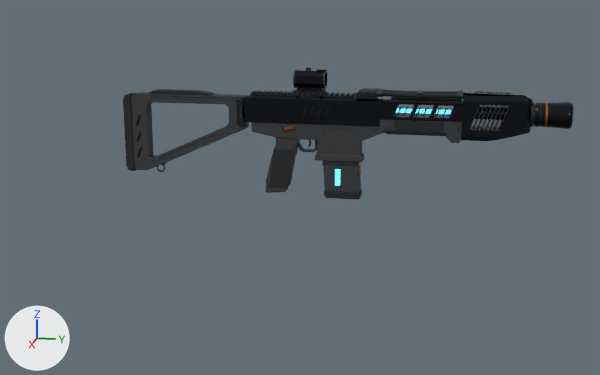
The glTF model web/public/models/lasergun.glb: old version first, new version second.
Before and after are seen from a 50 mm lens placed at (1.536, 0.345, 0.281), pointed at (-0.043, 0.03, -0.114). Lighting does not change. The marker at lower left points along +X, +Y and +Z. The first picture is the older version. Where no turn or scale is listed for an object, it has been applied to the vertices.

The first picture shows 'laser_body', 'laser_cell'.
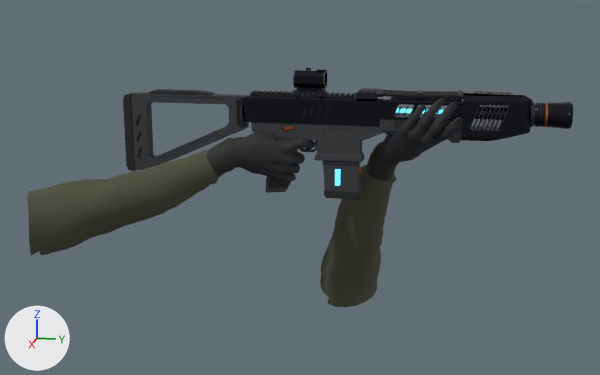
Location of each change, [x1, y1, x2, y2] in pixels of the pictures (600 x 375 px):
'laser_handR', added
    after: [27, 132, 315, 255]
    faces in mat_sleeve (dark yellow #4b4c3b): [27, 150, 219, 255]
    faces in mat_glove (black #26272a): [235, 132, 315, 182]
    faces in mat_glovetrim (black #23251f): [206, 137, 240, 177]
'laser_handL', added
    after: [320, 98, 463, 307]
    faces in mat_sleeve (dark yellow #4b4c3b): [320, 165, 396, 307]
    faces in mat_glove (black #26272a): [377, 98, 463, 164]
    faces in mat_glovetrim (black #23251f): [366, 142, 399, 181]

The change, as a list of edits to the scene's bpy script:
```text
Add mat_sleeve:
    mat_sleeve = principled_material('Sleeve')
    mat_sleeve.base_color = (0.0704, 0.0723, 0.0437)  # dark yellow #4b4c3b
    mat_sleeve.roughness = 0.9
Add mat_glovetrim:
    mat_glovetrim = principled_material('GloveTrim')
    mat_glovetrim.base_color = (0.0168, 0.0185, 0.0137)  # black #23251f
    mat_glovetrim.roughness = 0.8
Add mat_glove:
    mat_glove = principled_material('Glove')
    mat_glove.base_color = (0.0194, 0.0203, 0.0232)  # black #26272a
    mat_glove.roughness = 0.82
Add me_laser_handr:
    me_laser_handr.from_pydata(...)  # 2749 vertices, 5430 faces; spans x -0.042..0.182, y -0.41..0.125, z -0.192..0.055
    # faces by material slot: [3360, 1884, 186]
    me_laser_handr.materials.append(mat_glove)  # black #26272a
    me_laser_handr.materials.append(mat_sleeve)  # dark yellow #4b4c3b
    me_laser_handr.materials.append(mat_glovetrim)  # black #23251f
Add me_laser_handl:
    me_laser_handl.from_pydata(...)  # 2749 vertices, 5430 faces; spans x -0.254..0.053, y -0.156..0.15, z -0.395..0.099
    # faces by material slot: [3360, 1884, 186]
    me_laser_handl.materials.append(mat_glove)  # black #26272a
    me_laser_handl.materials.append(mat_sleeve)  # dark yellow #4b4c3b
    me_laser_handl.materials.append(mat_glovetrim)  # black #23251f
Add ob_laser_handr:
    ob_laser_handr = bpy.data.objects.new('laser_handR', me_laser_handr)
    ob_laser_handr.location = (0.012, -0.058, -0.041)
Add ob_laser_handl:
    ob_laser_handl = bpy.data.objects.new('laser_handL', me_laser_handl)
    ob_laser_handl.location = (-0.012, 0.192, -0.019)
```
